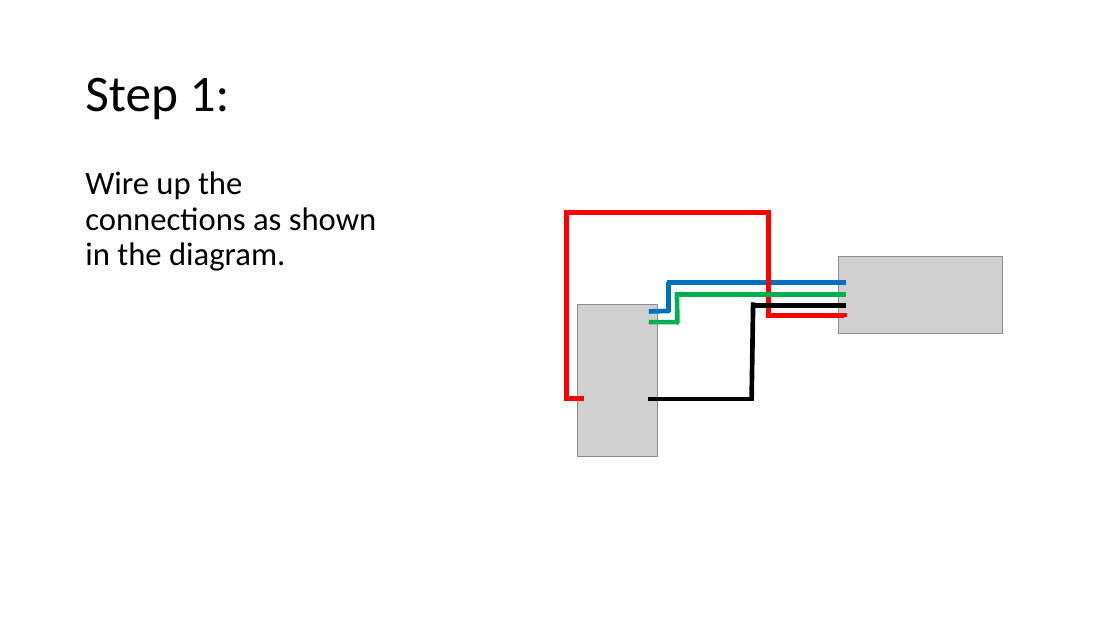
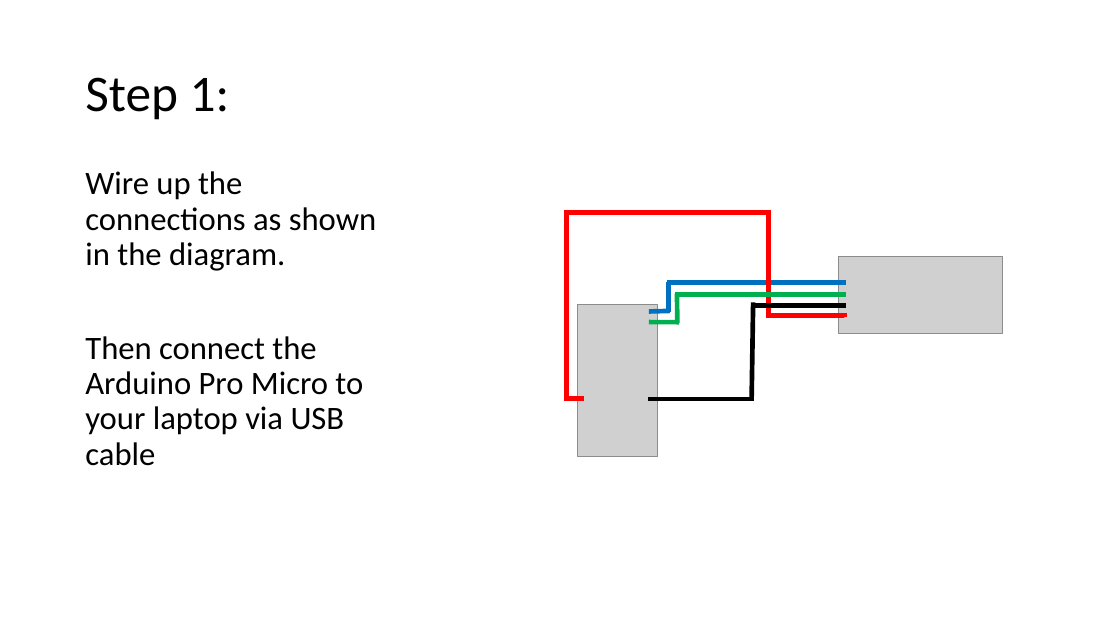
Before and after one commit to ChuaKengPeng/DIP2017, a slide deck: slide 2 of DIP_Phase_1_Lab_Manuals/AT Commands of HC-06.pptx. Drawn at 1120x630 pixels with LibreOffice and Linux fonts; fonts in the diff are those of the drawing; grey boxes stand for pictures. Boxes give left, top, right and bottom in pixels: in the first picture for what was removed or moved away, otherwise in the second. Text is boxed around its words. In the diff, an @@ line names an element or a change of style, - is before the commit and + after.

Commit message:
Files for DIP Phase 1

```diff
--- a/DIP_Phase_1_Lab_Manuals/AT Commands of HC-06.pptx
+++ b/DIP_Phase_1_Lab_Manuals/AT Commands of HC-06.pptx
@@ text at (85,336,363,466): paragraph added @@
+Then connect the Arduino Pro Micro to your laptop via USB cable
```
